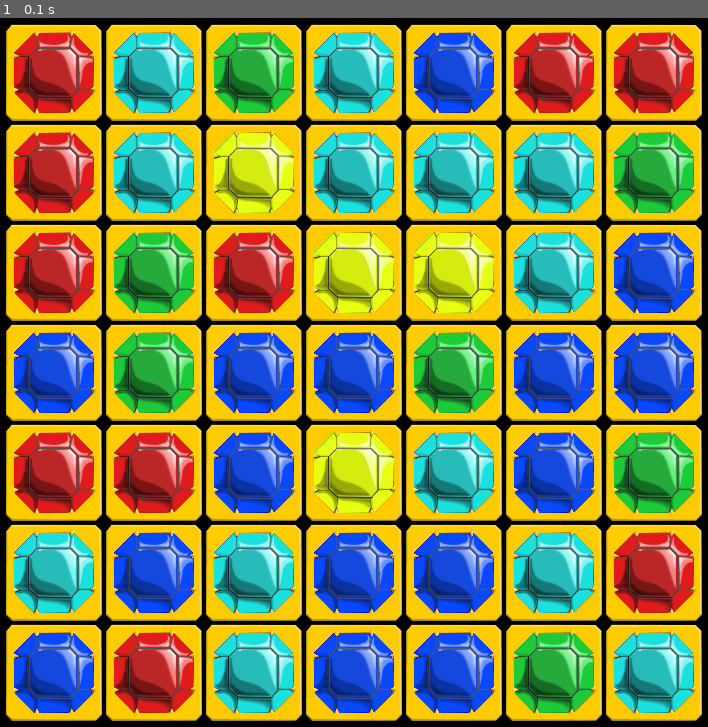
Above: before the commit, frame 1.
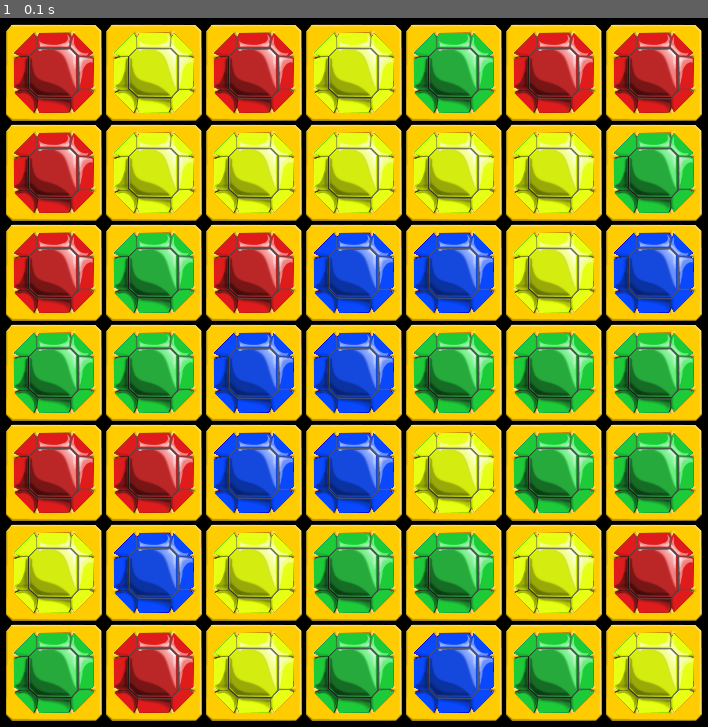
Above: after the commit, the same moment.

Repository: gogeekness/Pygames_Tiles
Game: pygame game, started from Py_tiles/Title_Main.py
Same seed, same stepped clock (60 frames per second), same inputs: the game is played once before the commit and once after it.
Inputs:
- Up to frame 1 (0.1 s): no input

The runs differ from the first frame. In frame 1, 28% of the frame differs, in the area x 1-99%, y 2-99%.

Commit message:
Integrating the gameboard to the game.

Diff:
--- /dev/null
+++ b/Py_tiles/Board_Class.py
@@ -0,0 +1,27 @@
+# GameBoard class
+
+import os, pygame, random, math
+import Tile_Config as config
+
+
+# The main class that the other classes will work from.
+# From this the graphics will pull status information and color type.
+# The other get there info from this gameboard
+
+class Gameboard:
+
+    # create a 2d array with the inital information for the gameboard
+    # Sets status for the board as "init"
+    def __init__(self):
+        self.array = [[{"color": config.tilecolor[random.randint(1, 5)], "status": "init"} \
+                       for x in range(config.gamesize[0])] for y in range(config.gamesize[1])]
+        for i in range (0, config.gamesize[1]):
+            for j in range (0, config.gamessize[0]):
+                gameboard.find_3(array[i,j], (i, j))
+
+
+    # to set the gameboard so there are no 3/4/5 tile groups on the gameboard at the start
+    def find_3(self, pos):
+        print(self.pos[0],pos[1])
+        # config.gamesize[0]
+        # config.gamesize[1]
--- /dev/null
+++ b/Py_tiles/Gtiles_Class.py
@@ -0,0 +1,20 @@
+# Graphics Tile class
+# To display the tiles on the screen
+# To shift the tiles on the screen while indicating the underlying board status
+
+import os, pygame, random, math
+import Tile_Config as config
+
+# define where data directory is located
+main_dir = os.path.split(os.path.abspath(__file__))[0]
+data_dir = os.path.join(main_dir, "data_dir")
+
+
+def load_image(subfile, tcolor):
+    try:
+        image = pygame.image.load(os.path.join(data_dir, (subfile + tcolor)))
+    except pygame.error:
+        raise SystemExit('Could not load tile image.', os.path.join(data_dir, (subfile + tcolor)))
+    return image
+
+class
--- a/Py_tiles/Tile_Config.py
+++ b/Py_tiles/Tile_Config.py
@@ -2,6 +2,14 @@
 
 # set size of the field
 size = width, height = 800, 800
-black = (0, 0, 0)
-tilecolor = ['red', 'green', 'blue', 'yellow', 'cyan', 'purple', 'brown', 'grey']
+black = (  0,   0,   0)
+white = (255, 255, 255)
+dgrey = ( 50,  50,  50)
+grey  = (170, 170, 170)
+lgrey = (180, 180, 180)
+red   = (255,   0,   0)
+green = (  0,  255,  0)
+blue  = (  0,    0,255)
+tilecolor = ['blank', 'red', 'green', 'blue', 'yellow', 'cyan', 'purple', 'brown', 'grey']
 speed = 0
+gamesize = (7, 7)
--- a/Py_tiles/Tile_classes.py
+++ b/Py_tiles/Tile_classes.py
@@ -1,6 +1,14 @@
 # Tile class
+# This will setup the graphical displaying of the tiles
+#
+# It will pull the color and status from teh board class
+#
+# --------------------------------------------------------
+
 import os, pygame, random, math
 import Tile_Config as config
+# import Board_Class as board
+
 
 # define where data directory is located
 main_dir = os.path.split(os.path.abspath(__file__))[0]
@@ -9,12 +17,14 @@
 
 def load_image(subfile, tcolor):
     try:
+        # this code loads the specific color for the tile.
         image = pygame.image.load(os.path.join(data_dir, (subfile + tcolor)))
     except pygame.error:
         raise SystemExit('Could not load tile image.', os.path.join(data_dir, (subfile + tcolor)))
     return image
 
 
+# constructor for class Tile
 class Tile(pygame.sprite.Sprite):
     image = None
 
@@ -25,9 +35,8 @@
         self.rect = self.image.get_rect()
         self.rect.x = pos[0]
         self.rect.y = pos[1]
-        angle = (random.random() * 2 * math.pi)
-        self.speedx = (math.cos(angle) * config.speed)
-        self.speedy = (math.sin(angle) * config.speed)
+        self.speedx = config.speed
+        self.speedy = config.speed
 
 
     def update(self):
--- a/Py_tiles/Title_Main.py
+++ b/Py_tiles/Title_Main.py
@@ -7,6 +7,7 @@
 import sys
 import Tile_Config as config
 from Tile_classes import Tile
+from Board_Class import Gameboard
 from pygame.locals import *
 
 # ----------------------------------------------------------------------------------------------------
@@ -33,9 +34,12 @@
     all = pygame.sprite.RenderUpdates()
     Tile.containers = tiles, all
 
+    tileboard = Gameboard
+
+
     for i in range(0, 7):
         for j in range(0, 7):
-            tileset.append(Tile((50 + (j * 100), 50 + (i * 100)), config.tilecolor[random.randint(0,4)]))
+            tileset.append(Tile((50 + (j * 100), 50 + (i * 100)), config.tilecolor[random.randint(1, 4)]))
 
     # keep track of time
     clock = pygame.time.Clock()
